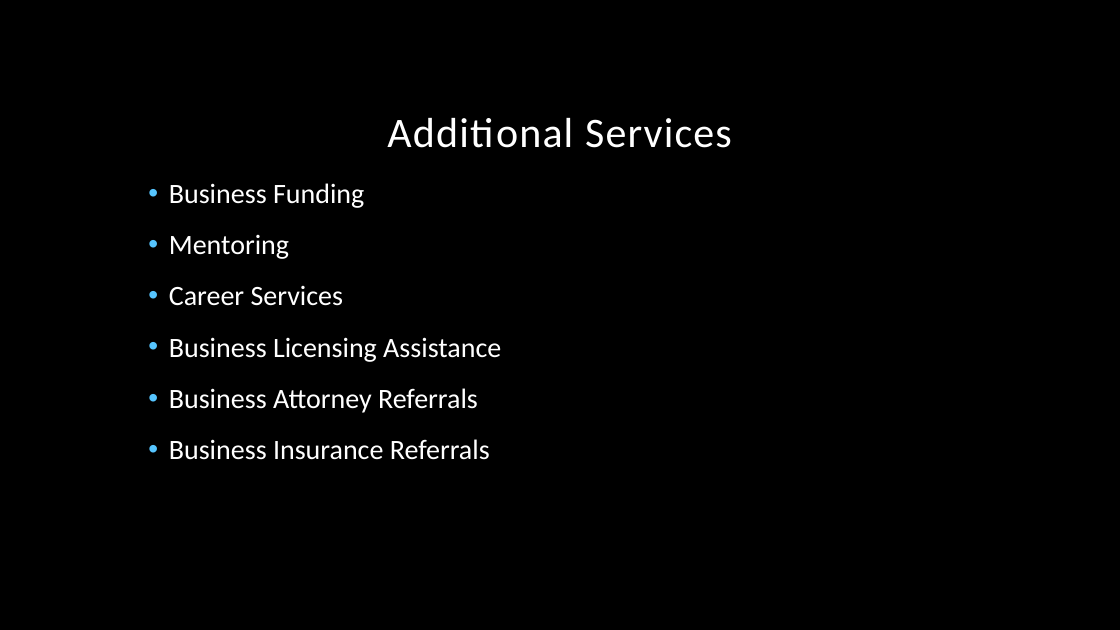
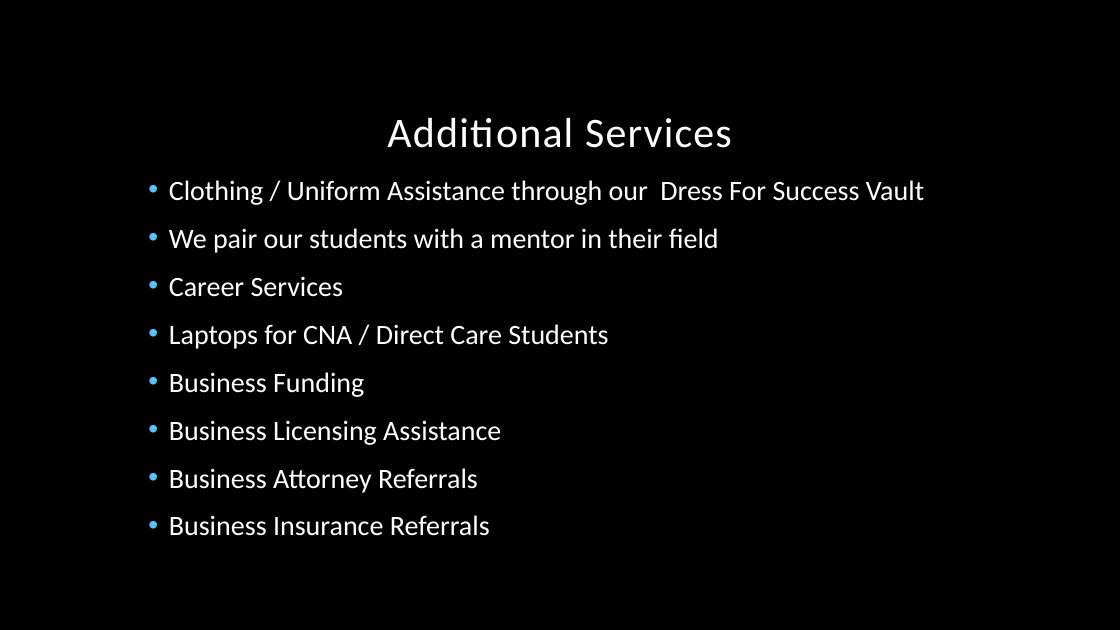
Before and after one commit to KimSmith22/school, a slide deck: slide 13 of collection/NumberOneTraining.pptx. Drawn at 1120x630 pixels with LibreOffice and Linux fonts; fonts in the diff are those of the drawing; background and template pictures are left out. Boxes give left, top, right and bottom in pixels: in the first picture for what was removed or moved away, otherwise in the second. Text is boxed around its words. In the diff, an @@ line names an element or a change of style, - is before the commit and + after.

Commit message:
changes to pptx

```diff
--- a/collection/NumberOneTraining.pptx
+++ b/collection/NumberOneTraining.pptx
@@ text at [169,180,924,349]: paragraphs added @@
+• Clothing / Uniform Assistance through our Dress For Success Vault
+• We pair our students with a mentor in their field
+• Career Services
+• Laptops for CNA / Direct Care Students
@@ text at [169,235,344,306]: paragraphs removed @@
-• Mentoring
-• Career Services
@@ text at [169,372,501,536]: line spacing 0.9 to 0.8 @@
```
Also in this commit, not shown: 2 other slides changed, 3 other files.
